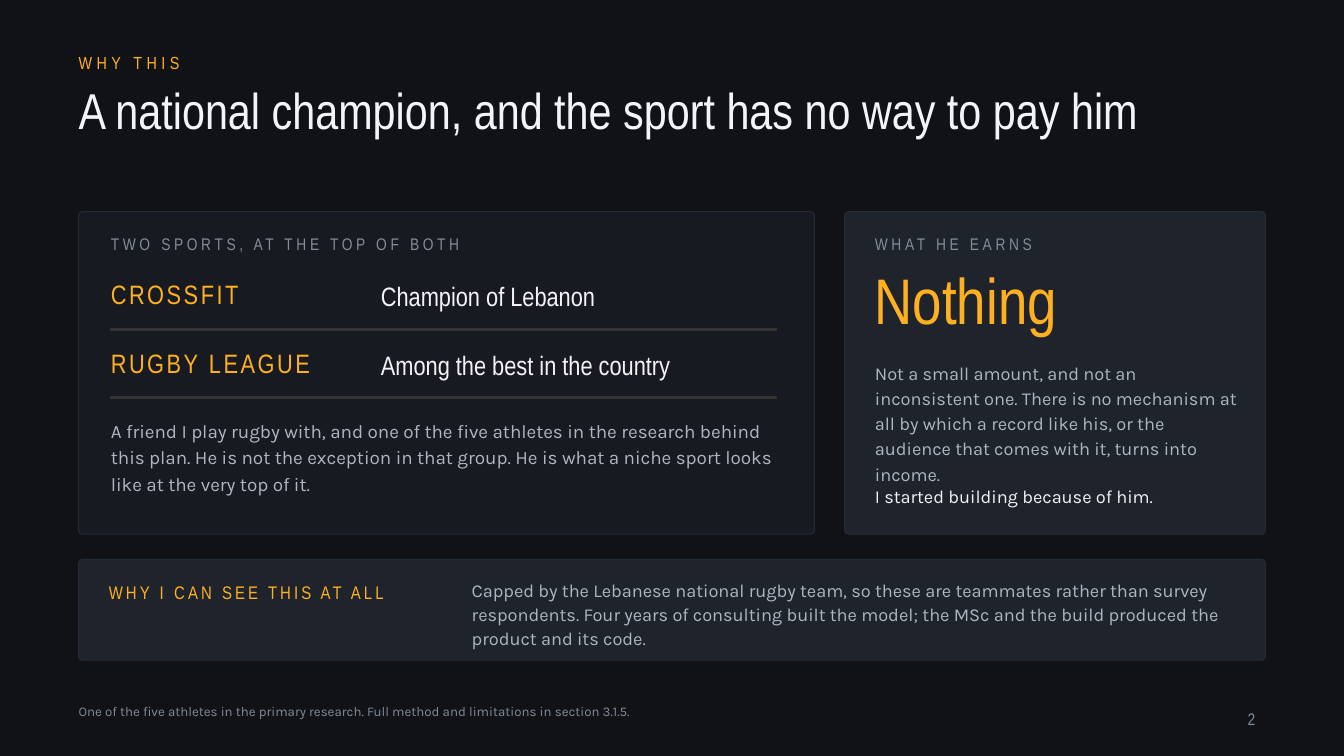
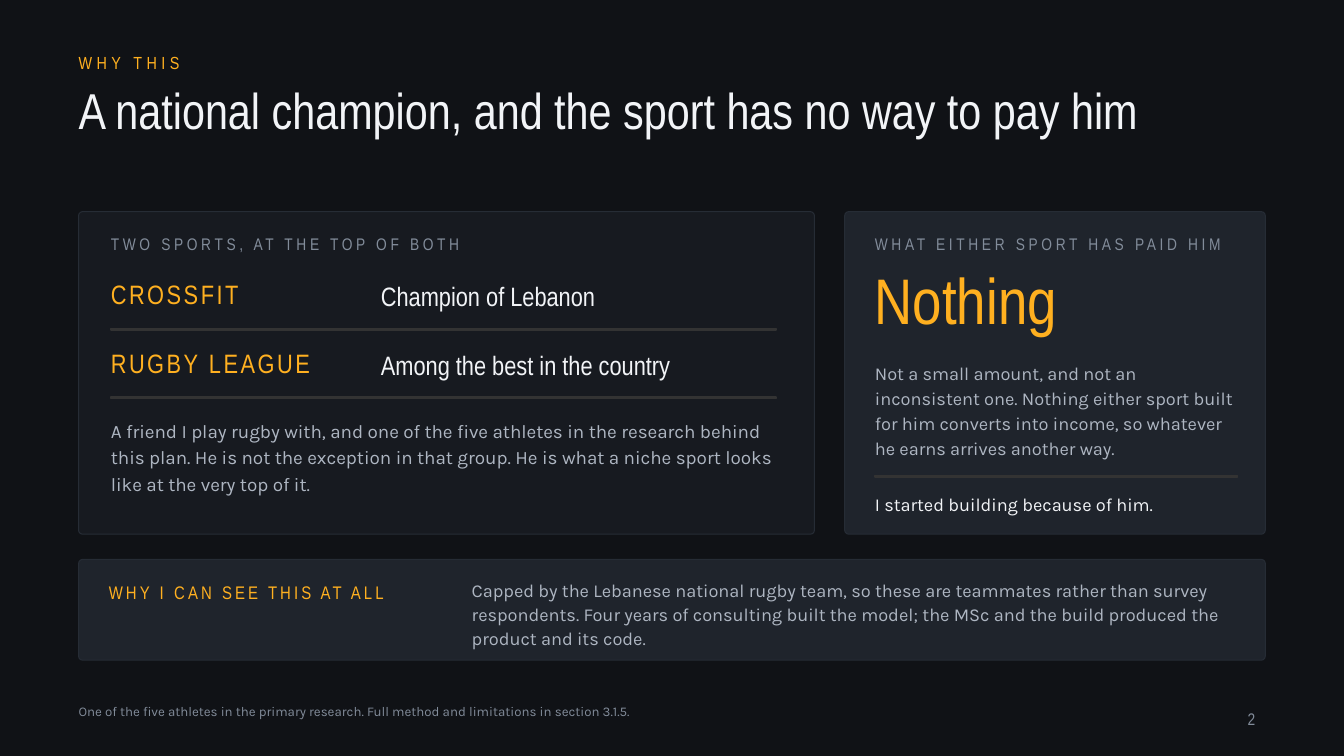
Before and after one commit to jadzoghaib/stride, a slide deck: slide 2 of deck/Stride_Pitch_Deck.pptx. Drawn at 1344x756 pixels with LibreOffice and Linux fonts; fonts in the diff are those of the drawing. Boxes give left, top, right and bottom in pixels: in the first picture for what was removed or moved away, otherwise in the second. Text is boxed around its words. In the diff, an @@ line names an element or a change of style, - is before the commit and + after.

```diff
--- a/deck/Stride_Pitch_Deck.pptx
+++ b/deck/Stride_Pitch_Deck.pptx
@@ text at (875,234,1238,260): text changed @@
-WHAT HE EARNS
+WHAT EITHER SPORT HAS PAID HIM
@@ text at (875,367,1233,460): text changed @@
-Not a small amount, and not an inconsistent one. There is no mechanism at all by which a record like his, or the audience that comes with it, turns into income.
+Not a small amount, and not an inconsistent one. Nothing either sport built for him converts into income, so whatever he earns arrives another way.
@@ rectangle added at (875,476,1238,477), fill #262C35, outline #333333 1 pt @@
@@ text "I started building because of ...": place and size @@
-text "I started building because of ..." at (875,490,1153,508)
+text "I started building because of ..." at (875,498,1153,516)
```
Also in this commit, not shown: 1 other slide changed, 3 other files.
